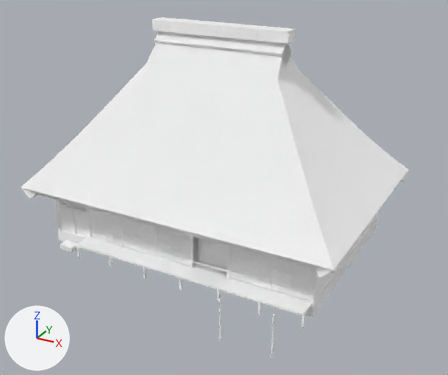
The glTF model public/assets/models/architecture/minka-kayabuki_0.glb: old version first, new version second.
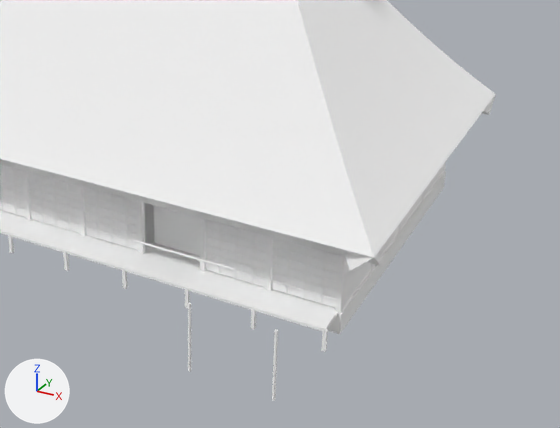
Old and new are each drawn whole from a 50 mm camera at (13.9, -24.9, 15.1) aimed at (1.1, -1.7, 3.5) and again close up on the part from 23% to 100% of the width and 30% to 100% of the height. Arrows for +X, +Y and +Z are at lower left; the lights stay in place. The last two pictures show the newer version. Where no turn or scale is listed for an object, it has been applied to the vertices. Vertices at exactly the same position are counted once.

Names of what the first close-up shows: 'minka-kayabuki_0'.
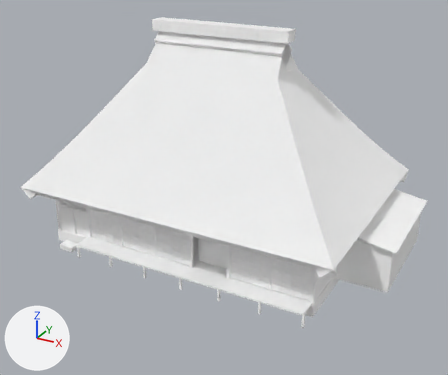
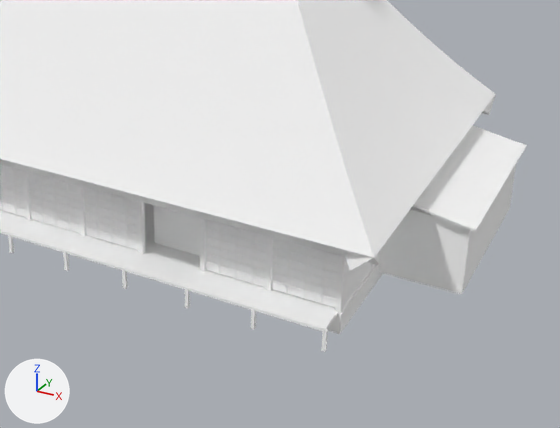
Where the newer file only moved an object's origin or applied its transform, the numbers keep the older frame.

Location of each change, [x1, y1, x2, y2] in pixels of the close-ups (560 x 428 px; the box of a moved part takes in the faces that stretch with it):
'minka-kayabuki_0', reshaped
    before: [0, 0, 496, 401]
    after: [0, 0, 527, 352]
part 1 of me_minka_kayabuki_0, added
    after: [378, 165, 516, 294]
part 2 of me_minka_kayabuki_0, added
    after: [413, 125, 527, 232]
part 3 of me_minka_kayabuki_0, deleted
    before: [133, 239, 233, 270]
part 4 of me_minka_kayabuki_0, deleted
    before: [272, 329, 278, 401]
part 5 of me_minka_kayabuki_0, deleted
    before: [188, 303, 191, 372]
part 6 of me_minka_kayabuki_0, moved or reshaped
    before: [0, 162, 446, 333]
    after: [0, 203, 383, 333]

The change, as a diff of the scene's bpy script:
```diff
--- a/public/assets/models/architecture/minka-kayabuki_0.glb.py
+++ b/public/assets/models/architecture/minka-kayabuki_0.glb.py
@@ me_minka_kayabuki_0 @@
 # used by ob_minka_kayabuki_0; location = (0.0, -1.04, 5.31)
-me_minka_kayabuki_0.from_pydata(...)  # 2213 vertices, 3954 faces; spans x -7.9..7.9, y -6.7..6.7, z -5.3..5.3
+me_minka_kayabuki_0.from_pydata(...)  # 2312 vertices, 4154 faces; spans x -7.9..9.4, y -4.6..6.7, z -5.3..5.3
+# me_minka_kayabuki_0 part 1: a new loose piece, a box spanning x 6.7..9.1, y -0.8..4.6, z -5.0..-2.9, in mat_stone_granite (white #ffffff)
+# me_minka_kayabuki_0 part 2: a new loose piece of 129 vertices spanning x 6.7..9.4, y -1.0..4.8, z -3.0..-2.4, in mat_stone_granite (white #ffffff)
+# me_minka_kayabuki_0 part 3: the loose piece of 18 vertices spanning x 2.7..5.3, y -6.7..-6.6, z -2.2..-2.1 is deleted
+# me_minka_kayabuki_0 part 4: the loose piece of 14 vertices spanning x 6.4..6.5, y -6.7..-6.6, z -5.3..-3.4 is deleted
+# me_minka_kayabuki_0 part 5: the loose piece of 14 vertices spanning x 4.2..4.3, y -6.7..-6.6, z -5.3..-3.4 is deleted
+# me_minka_kayabuki_0 part 6
+# 1 vertex is removed from x 6.9, y 5.6, z -4.7
+# 9 faces are deleted
+# 1 vertex is added at (6.8, 5.6, -4.7)
+# 9 new faces join them, mat_stone_granite (white #ffffff)
+# other edits to the shape of me_minka_kayabuki_0 do not show in these pictures
 me_minka_kayabuki_0.materials.append(mat_stone_granite)
```
